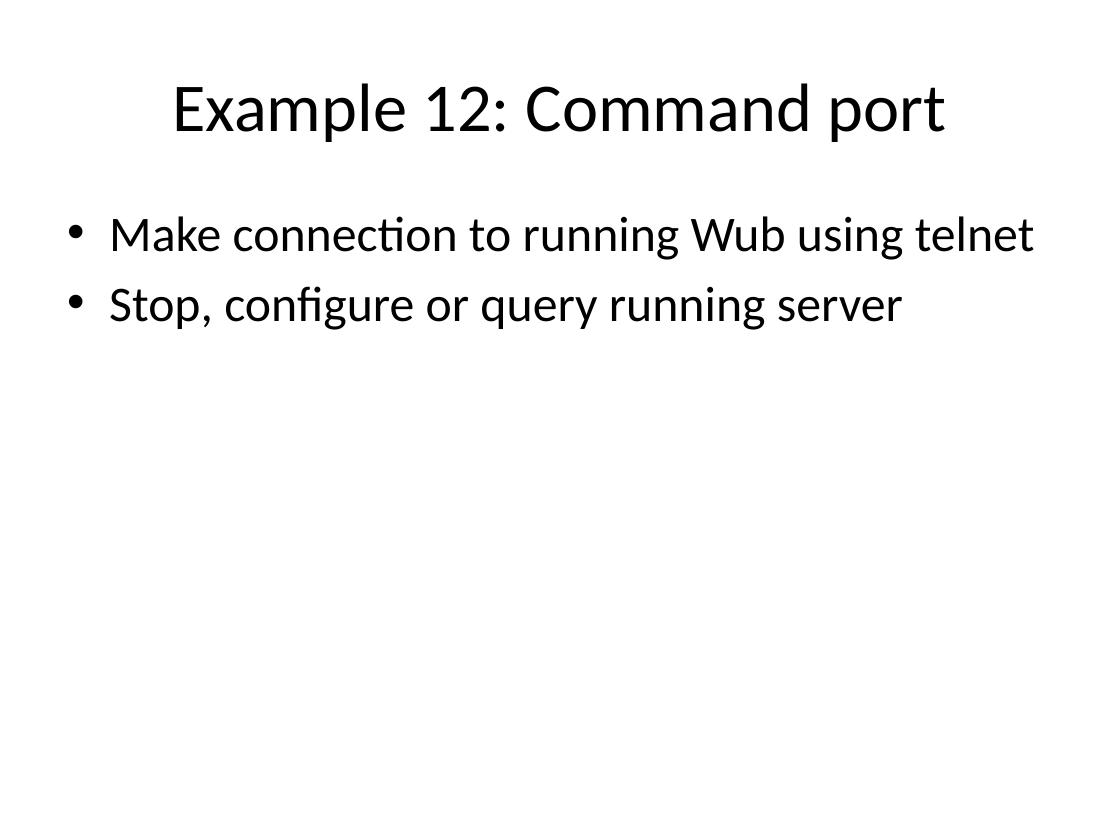
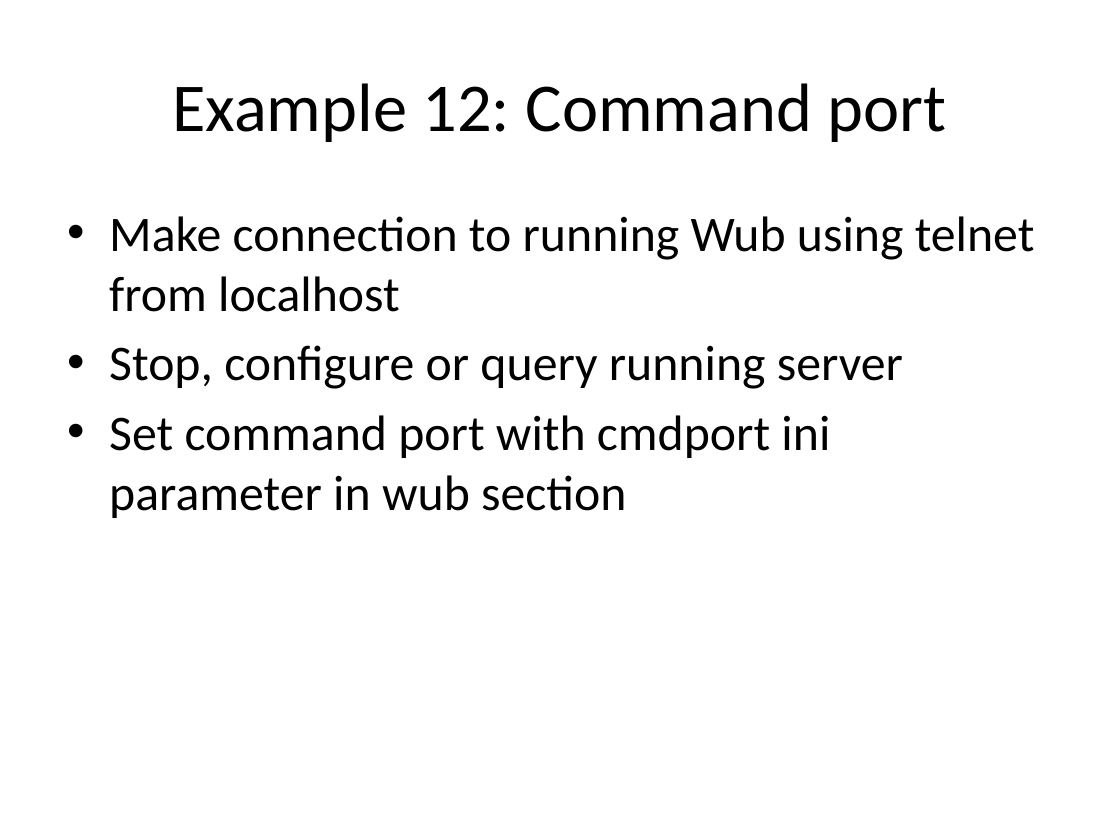
Before and after one commit to jdc8/wubwikit, a slide deck: slide 48 of wubexamples/Lets_Wub.pptx. Drawn at 1120x840 pixels with LibreOffice and Linux fonts; fonts in the diff are those of the drawing; background and template pictures are left out. Boxes give left, top, right and bottom in pixels: in the first picture for what was removed or moved away, otherwise in the second. Text is boxed around its words. In the diff, an @@ line names an element or a change of style, - is before the commit and + after.

```diff
--- a/wubexamples/Lets_Wub.pptx
+++ b/wubexamples/Lets_Wub.pptx
@@ text at box(109, 216, 1035, 312): text changed @@
-• Make connection to running Wub using telnet
+• Make connection to running Wub using telnet from localhost
@@ text at box(109, 415, 830, 518): paragraph added @@
+• Set command port with cmdport ini parameter in wub section
```
Also in this commit, not shown: 4 other slides changed.
